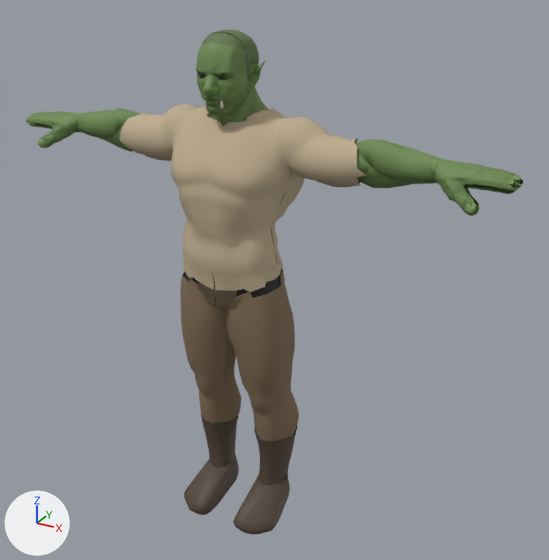
One commit to the glTF model game/models/own/races/орк-чоловік.gltf: the scene before it, then after it.
The view is the same before and after, from a 50 mm camera at (1.33, -2.1, 2.06) aimed at (0.11, 0.11, 0.96). Every picture has the same lights, and +X, +Y and +Z are marked at lower left. The first picture is the older version.

Objects in the first picture: 'SuperHero_Male', 'Одяг-Сорочка', 'Одяг-Чоботи', 'Одяг-Штани' and 1 more.
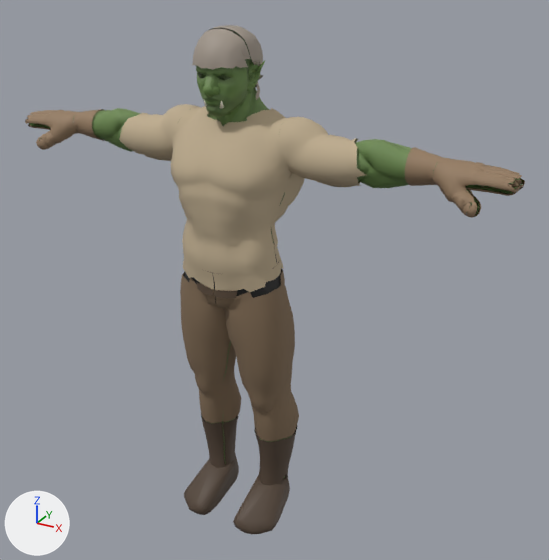
Changed parts and their boxes (x1, y1, x2, y2) in the pictures (549 x 560 px):
```json
{"object": "Одяг-Рукавиці", "change": "added", "after": [25, 109, 525, 218]}
{"object": "Одяг-Шолом", "change": "added", "after": [192, 25, 263, 100]}
```

Scene script edits in JSON lines:
```json
{"op": "add", "block": "mat_шолом", "code": ["mat_шолом = bpy.data.materials.new('Шолом')", "# nodes: BsdfPrincipled, Mix, OutputMaterial, VertexColor", "# colours: grey #a09589, mixed with the vertex colours"]}
{"op": "add", "block": "mat_рукавиці", "code": ["mat_рукавиці = bpy.data.materials.new('Рукавиці')", "# nodes: BsdfPrincipled, Mix, OutputMaterial, VertexColor", "# colours: brown #957c61, mixed with the vertex colours"]}
{"op": "add", "block": "me_sphere_005_retopology_007", "code": ["me_sphere_005_retopology_007 = bpy.data.meshes.new('Sphere.005_Retopology.007')", "me_sphere_005_retopology_007.from_pydata(...)  # 434 vertices, 688 faces; spans x -0.106..0.106, y -0.119..0.131, z 1.61..1.835", "me_sphere_005_retopology_007.materials.append(mat_шолом)"]}
{"op": "add", "block": "me_sphere_005_retopology_006", "code": ["me_sphere_005_retopology_006 = bpy.data.meshes.new('Sphere.005_Retopology.006')", "me_sphere_005_retopology_006.from_pydata(...)  # 2302 vertices, 3566 faces; spans x -0.95..0.95, y -0.04..0.14, z 1.35..1.51", "me_sphere_005_retopology_006.materials.append(mat_рукавиці)"]}
{"op": "add", "block": "ob_одяг_шолом", "code": ["ob_одяг_шолом = bpy.data.objects.new('Одяг-Шолом', me_sphere_005_retopology_007)", "ob_одяг_шолом.location = (0.0, 0.0, 0.0)"]}
{"op": "add", "block": "ob_одяг_рукавиці", "code": ["ob_одяг_рукавиці = bpy.data.objects.new('Одяг-Рукавиці', me_sphere_005_retopology_006)", "ob_одяг_рукавиці.location = (0.0, 0.0, 0.0)"]}
```
